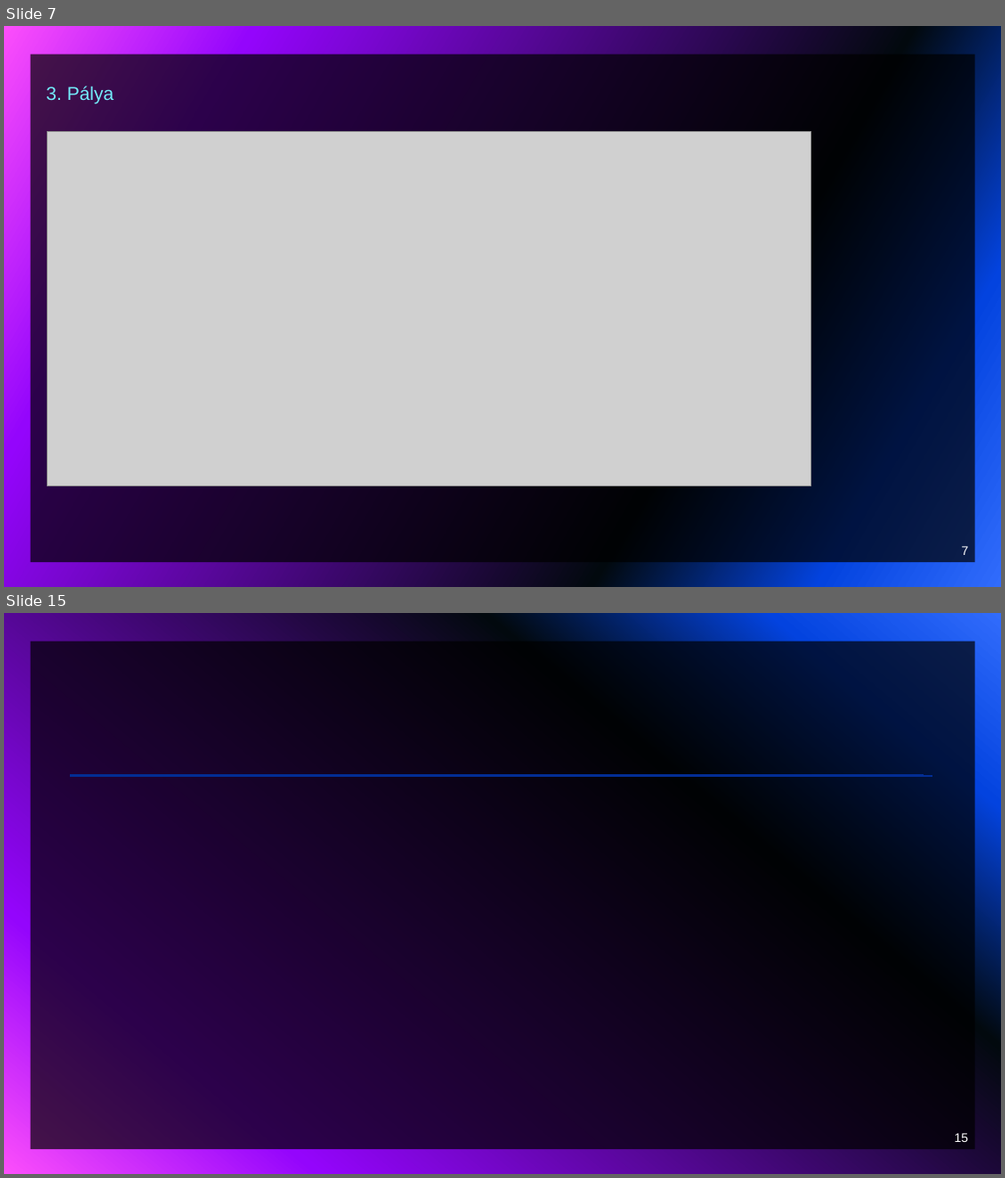
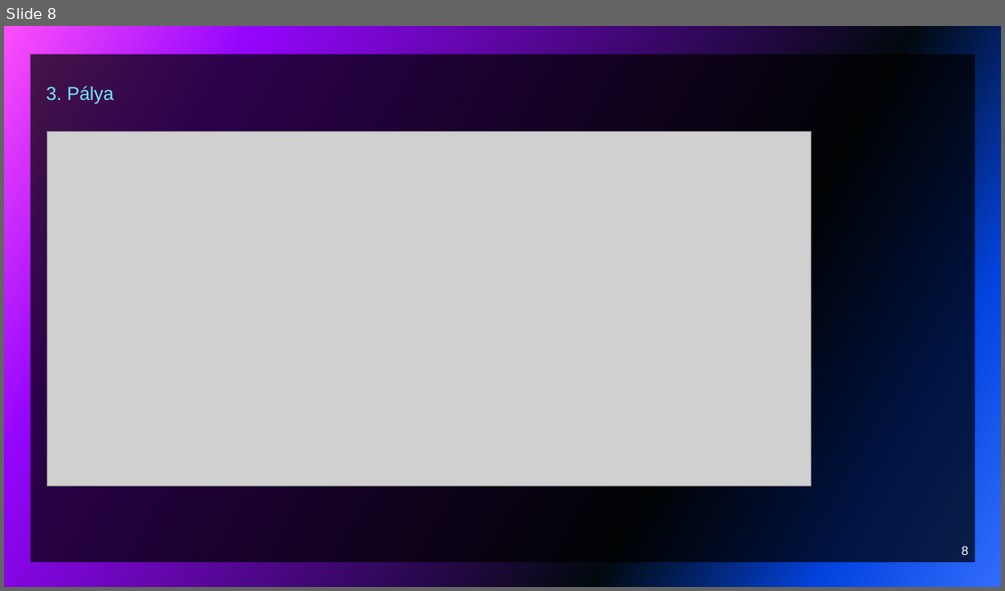
Before and after one commit to vargab3/Jumpermain, a slide deck: JUMPER.pptx. Shown one above the other, each under a label of ours: slides 7 and 15 before the commit, slide 8 after it; the slides between them are not shown. The pictures are 1005x1178 and 1005x591 pixels, drawn with LibreOffice and Linux fonts; fonts in the diff are those of the drawing; grey boxes stand for pictures. Boxes give left, top, right and bottom in pixels: in the first picture for what was removed or moved away, otherwise in the second. Text is boxed around its words. In the diff, an @@ line names an element or a change of style, - is before the commit and + after.

```diff
--- a/JUMPER.pptx
+++ b/JUMPER.pptx
@@ slide 15 removed at (4, 613, 1001, 1174), background gradient #316CFC to #0343DF to #02090E to #9405FC to #FC4EFB; not listed: 1 template element that a slide beside it also shows @@
@@ line removed from (70, 776) to (933, 776) @@
@@ line removed from (70, 775) to (923, 775) @@
@@ page number removed at (955, 1133, 969, 1142) @@
-15
@@ what was slide 7 is now slide 8 @@
@@ page number at (962, 546, 969, 555): text changed @@
-7
+8
```
Also in this commit, not shown: 1 slide changed, 4 slides added, 6 other slides removed.
